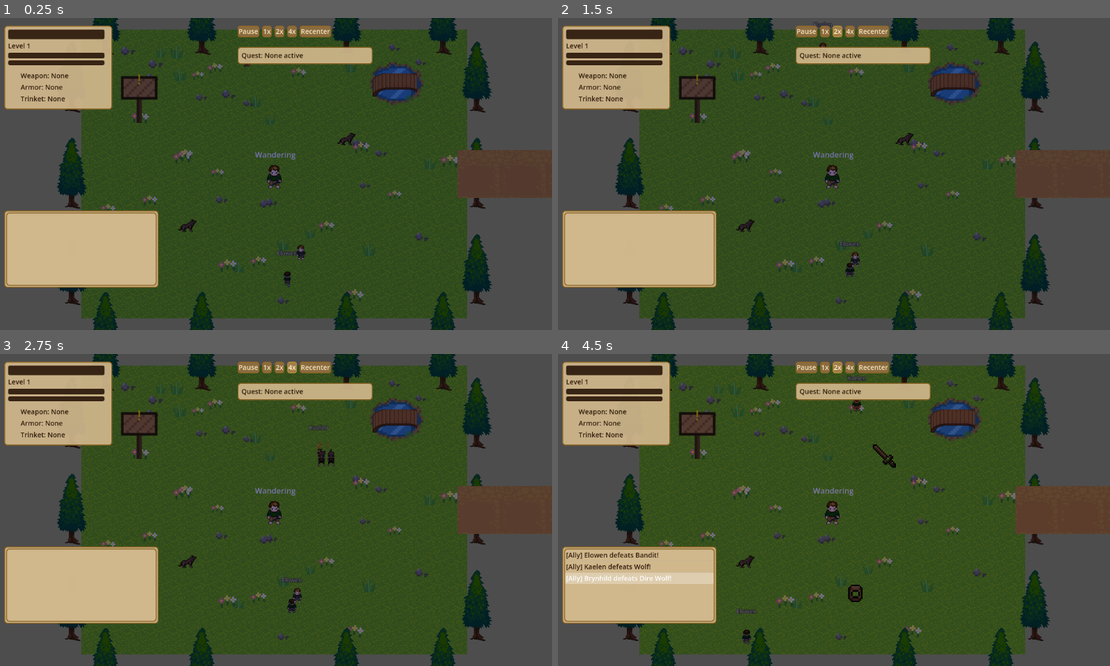
Above: before the commit, frames 1-4 (two rows, left to right).
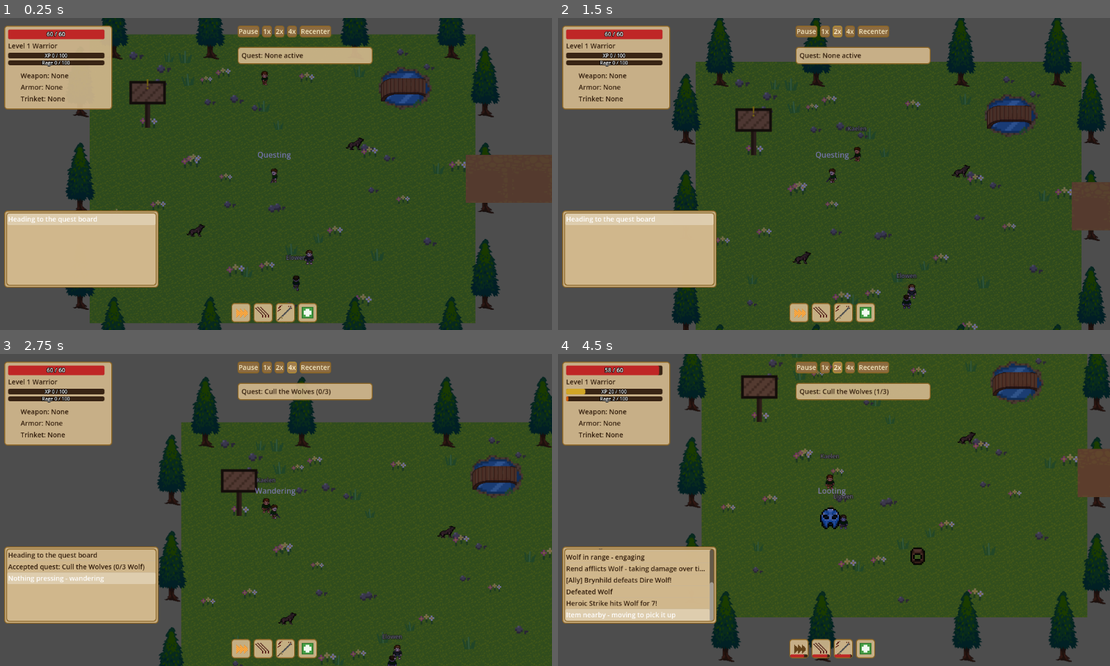
Above: after the commit, the same moments.

Repository: HexaLoid/ai-world-spectator
Game: Godot game, scene res://scenes/Main.tscn
Same seed, same stepped clock (60 frames per second), same inputs: the game is played once before the commit and once after it.
Inputs:
- Up to frame 1 (0.25 s): no input
- Up to frame 2 (1.5 s): click "1x" at 0.5 s; click "2x" at 1.25 s
- Up to frame 3 (2.75 s): click "4x" at 2 s
- Up to frame 4 (4.5 s): click "Recenter" at 2.75 s; click "1x" at 3.5 s; click "2x" at 4.25 s

The runs differ from the first frame. In frame 1, 14% of the frame differs, in the area x 1-100%, y 0-100%; in frame 2, 34%; in frame 3, 43%; in frame 4, 39%.
Error before the commit: Parse Error: Static function "should_equip()" not found in base "LootTable". (res://scripts/entities/character.gd:545)
Error after the commit: Invalid access to property or key 'equipped_weapon_id' on a base object of type 'CharacterBody2D (character.gd)'. (res://scripts/ui/unit_frame.gd:43)

Commit message:
Migrate Character to equipment slots, base stats and armor
Co-Authored-By: Claude Sonnet 5 <noreply@anthropic.com>

Diff:
--- a/scripts/autoload/game_state.gd
+++ b/scripts/autoload/game_state.gd
@@ -17,10 +17,12 @@
 signal character_resource_changed(resource_amount: float, max_resource: float)
 ## Emitted when the character gains a level; level is the new level reached.
 signal character_leveled_up(level: int)
-## Emitted whenever the character's equipped weapon, armor, or trinket
-## changes; weapon_id/armor_id/trinket_id identify the currently equipped
-## items (each "" if that slot is empty).
-signal character_equipment_changed(weapon_id: String, armor_id: String, trinket_id: String)
+## Emitted whenever the character's equipment changes; `equipment` maps each
+## slot name (see LootTable.SLOTS) to the equipped item id — a slot with no
+## item is absent or "". Always a copy, safe for listeners to keep.
+signal character_equipment_changed(equipment: Dictionary)
+## Emitted whenever the character's gold total changes; amount is the new total.
+signal gold_changed(amount: int)
 ## Emitted for every logged activity event; message is the human-readable
 ## text describing what happened, for the spectator UI's activity feed.
 signal activity_logged(message: String)
--- a/scripts/entities/character.gd
+++ b/scripts/entities/character.gd
@@ -36,9 +36,16 @@
 ## class by overriding this export directly, e.g. for testing.
 @export var character_class: String = ""
 
-var equipped_weapon_id: String = ""
-var equipped_armor_id: String = ""
-var equipped_trinket_id: String = ""
+## Slot name -> equipped item id (see LootTable.SLOTS); a missing key means
+## the slot is empty. max_hp, attack_damage_min/max, crit_chance and armor are
+## DERIVED from the base_* values plus equipment by _recompute_stats() —
+## never adjust them directly for gear or level-ups, change the base and recompute.
+var equipment: Dictionary = {}
+var gold: int = 0
+var armor: int = 0
+var base_max_hp: int = 0
+var base_damage_min: int = 0
+var base_damage_max: int = 0
 var crit_chance: float = 0.0
 var current_state: String = "wander"
 var last_attack_time_ms: int = 0
@@ -83,6 +90,10 @@
 	class_def = AbilityTable.CLASSES.get(character_class, {})
 	max_resource = float(class_def.get("max_resource", 0.0))
 	sprite.modulate = class_def.get("sprite_tint", Color(1.0, 1.0, 1.0, 1.0))
+	base_max_hp = max_hp
+	base_damage_min = attack_damage_min
+	base_damage_max = attack_damage_max
+	_recompute_stats()
 	GameState.emit_signal("character_resource_changed", resource_amount, max_resource)
 	# _sync_current_zone() only recruits on a zone TRANSITION, but the
 	# character starts already inside its home zone rather than "arriving"
@@ -354,6 +365,7 @@
 func take_damage(amount: int) -> void:
 	if is_dead:
 		return
+	amount = StatCalculator.mitigate(amount, armor)
 	hp = max(0, hp - amount)
 	GameState.emit_signal("character_hp_changed", hp, max_hp)
 	GameState.emit_signal("damage_dealt", global_position, amount, false)
@@ -504,15 +516,34 @@
 	GameState.emit_signal("damage_dealt", global_position, healed, true)
 	GameState.log_event("Uses %s - recovers %d HP!" % [def.get("name", "an ability"), healed])
 
+## Recomputes every gear-dependent stat from the base_* values and the
+## current equipment. Current HP is only ever clamped down to the new max
+## (equipping HP gear raises the ceiling, it does not heal).
+func _recompute_stats() -> void:
+	var derived := StatCalculator.derive(
+		{"max_hp": base_max_hp, "damage_min": base_damage_min, "damage_max": base_damage_max, "crit_chance": 0.0},
+		equipment, class_def)
+	max_hp = derived["max_hp"]
+	attack_damage_min = derived["damage_min"]
+	attack_damage_max = derived["damage_max"]
+	crit_chance = derived["crit_chance"]
+	armor = derived["armor"]
+	hp = mini(hp, max_hp)
+
+func _gain_gold(amount: int) -> void:
+	gold += amount
+	GameState.emit_signal("gold_changed", gold)
+
 func gain_xp(amount: int) -> void:
 	var result := LevelingSystem.apply_xp(level, xp, amount)
 	level = result["level"]
 	xp = result["xp"]
 	if result["leveled_up"]:
-		max_hp += result["hp_bonus"]
+		base_max_hp += result["hp_bonus"]
+		base_damage_min += result["damage_bonus"]
+		base_damage_max += result["damage_bonus"]
+		_recompute_stats()
 		hp += result["hp_bonus"]
-		attack_damage_min += result["damage_bonus"]
-		attack_damage_max += result["damage_bonus"]
 		GameState.log_event("Leveled up to %d!" % level)
 		GameState.emit_signal("character_leveled_up", level)
 		GameState.emit_signal("character_hp_changed", hp, max_hp)
@@ -524,56 +555,45 @@
 	_advance_quest_progress(enemy_name)
 
 func _pickup_item(item: Node2D) -> void:
-	_acquire_item(item.item_id)
+	if item.gold_amount > 0:
+		_gain_gold(item.gold_amount)
+	else:
+		_acquire_item(item.item_id)
 	item.queue_free()
 
 ## Shared by picking an item up off the ground and turning in a quest's
-## item reward — both are "the character now owns this item", same
-## equip-or-discard-with-a-reason logic either way.
+## item reward — both are "the character now owns this item". Consumables
+## are used immediately; gear is equipped only if ItemScoring says it is an
+## upgrade for this class and level, and the log says why either way.
 func _acquire_item(item_id: String) -> void:
 	var item_def: Dictionary = LootTable.ITEMS.get(item_id, {})
-	var item_type: String = item_def.get("type", "")
-	if item_type == "consumable":
+	if item_def.is_empty():
+		return
+	var display_name := LootTable.display_name(item_id)
+	if item_def.get("type", "") == "consumable":
 		var old_hp := hp
 		hp = min(max_hp, hp + int(item_def.get("heal", 0)))
 		var healed := hp - old_hp
-		GameState.log_event("Used %s" % LootTable.display_name(item_id))
+		GameState.log_event("Used %s" % display_name)
 		GameState.emit_signal("character_hp_changed", hp, max_hp)
 		if healed > 0:
 			GameState.emit_signal("damage_dealt", global_position, healed, true)
-	elif item_type == "weapon":
-		if LootTable.should_equip(equipped_weapon_id, item_id):
-			var old_bonus: int = int(LootTable.ITEMS.get(equipped_weapon_id, {}).get("damage", 0))
-			var new_bonus: int = int(item_def.get("damage", 0))
-			var delta: int = new_bonus - old_bonus
-			attack_damage_min += delta
-			attack_damage_max += delta
-			equipped_weapon_id = item_id
-			GameState.log_event("Equipped %s" % LootTable.display_name(item_id))
-			GameState.emit_signal("character_equipment_changed", equipped_weapon_id, equipped_armor_id, equipped_trinket_id)
-		else:
-			GameState.log_event("Found %s - current gear is better" % LootTable.display_name(item_id))
-	elif item_type == "armor":
-		if LootTable.should_equip(equipped_armor_id, item_id):
-			var old_bonus: int = int(LootTable.ITEMS.get(equipped_armor_id, {}).get("max_hp", 0))
-			var new_bonus: int = int(item_def.get("max_hp", 0))
-			max_hp += new_bonus - old_bonus
-			equipped_armor_id = item_id
-			GameState.log_event("Equipped %s" % LootTable.display_name(item_id))
-			GameState.emit_signal("character_equipment_changed", equipped_weapon_id, equipped_armor_id, equipped_trinket_id)
-			GameState.emit_signal("character_hp_changed", hp, max_hp)
-		else:
-			GameState.log_event("Found %s - current gear is better" % LootTable.display_name(item_id))
-	elif item_type == "trinket":
-		if LootTable.should_equip(equipped_trinket_id, item_id):
-			var old_bonus: float = float(LootTable.ITEMS.get(equipped_trinket_id, {}).get("crit_chance", 0.0))
-			var new_bonus: float = float(item_def.get("crit_chance", 0.0))
-			crit_chance += new_bonus - old_bonus
-			equipped_trinket_id = item_id
-			GameState.log_event("Equipped %s" % LootTable.display_name(item_id))
-			GameState.emit_signal("character_equipment_changed", equipped_weapon_id, equipped_armor_id, equipped_trinket_id)
-		else:
-			GameState.log_event("Found %s - current gear is better" % LootTable.display_name(item_id))
+		return
+	var slot: String = item_def.get("slot", "")
+	if not LootTable.SLOTS.has(slot):
+		push_warning("Item %s has no valid slot" % item_id)
+		return
+	if not ItemScoring.meets_level(item_id, level):
+		GameState.log_event("Received %s - needs level %d" % [display_name, int(item_def.get("level_req", 1))])
+		return
+	if not ItemScoring.is_upgrade(equipment.get(slot, ""), item_id, class_def, level):
+		GameState.log_event("Found %s - current gear is better" % display_name)
+		return
+	equipment[slot] = item_id
+	_recompute_stats()
+	GameState.log_event("Equipped %s (%s)" % [display_name, ItemScoring.describe_stats(item_id)])
+	GameState.emit_signal("character_equipment_changed", equipment.duplicate())
+	GameState.emit_signal("character_hp_changed", hp, max_hp)
 
 func _find_quest(quest_id: String) -> Dictionary:
 	for quest in QuestTable.QUESTS:
